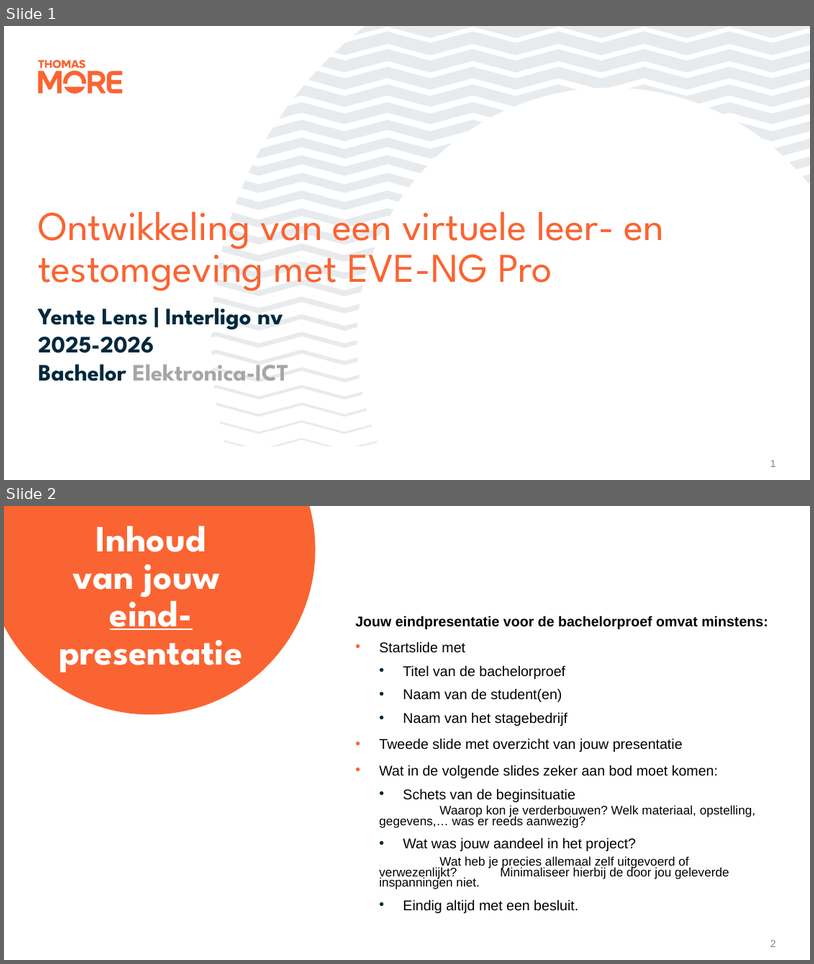
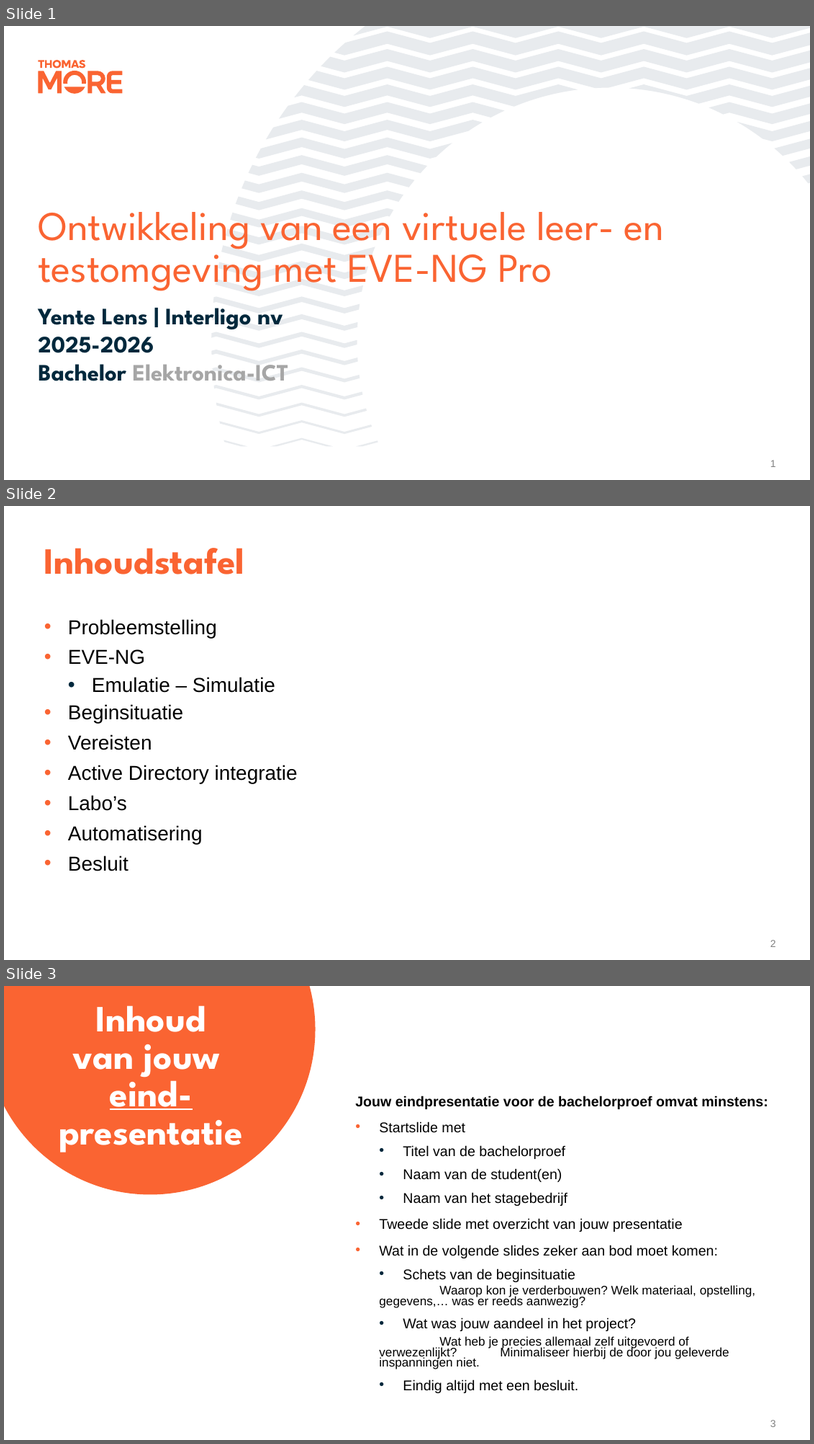
Before and after one commit to YenteLens/ylbachelorproef, a slide deck: Presentatie/eindpresentatie.pptx. Shown one above the other, each under a label of ours: slides 1 and 2 before the commit, slides 1, 2 and 3 after it. The pictures are 814x964 and 814x1444 pixels, drawn with LibreOffice and Linux fonts; fonts in the diff are those of the drawing. Boxes give left, top, right and bottom in pixels: in the first picture for what was removed or moved away, otherwise in the second. Text is boxed around its words. In the diff, an @@ line names an element or a change of style, - is before the commit and + after.

Commit message:
created first toc

```diff
--- a/Presentatie/eindpresentatie.pptx
+++ b/Presentatie/eindpresentatie.pptx
@@ slide 2 added at (4, 506, 810, 960), background #FFFFFF @@
@@ title added at (44, 548, 245, 574), 44 pt, text #FA6432, bold @@
+Inhoudstafel
@@ text added at (68, 619, 298, 871), 24 pt, text #000000 @@
+  • Probleemstelling
+  • EVE-NG
+    • Emulatie – Simulatie
+  • Beginsituatie
+  • Vereisten
+  • Active Directory integratie
+  • Labo’s
+  • Automatisering
+  • Besluit
@@ page number added at (771, 939, 777, 947), 12 pt, text #808080 @@
+2
@@ what was slide 2 is now slide 3 @@
@@ page number at (771, 1419, 777, 1427): text changed @@
-2
+3
```
